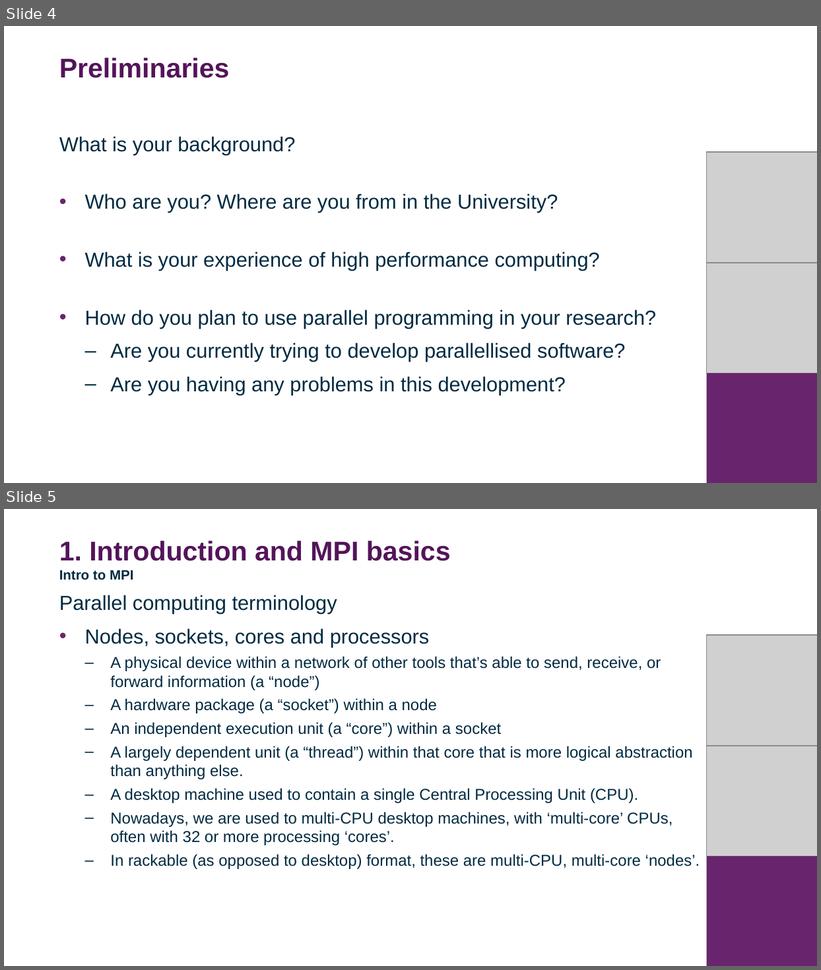
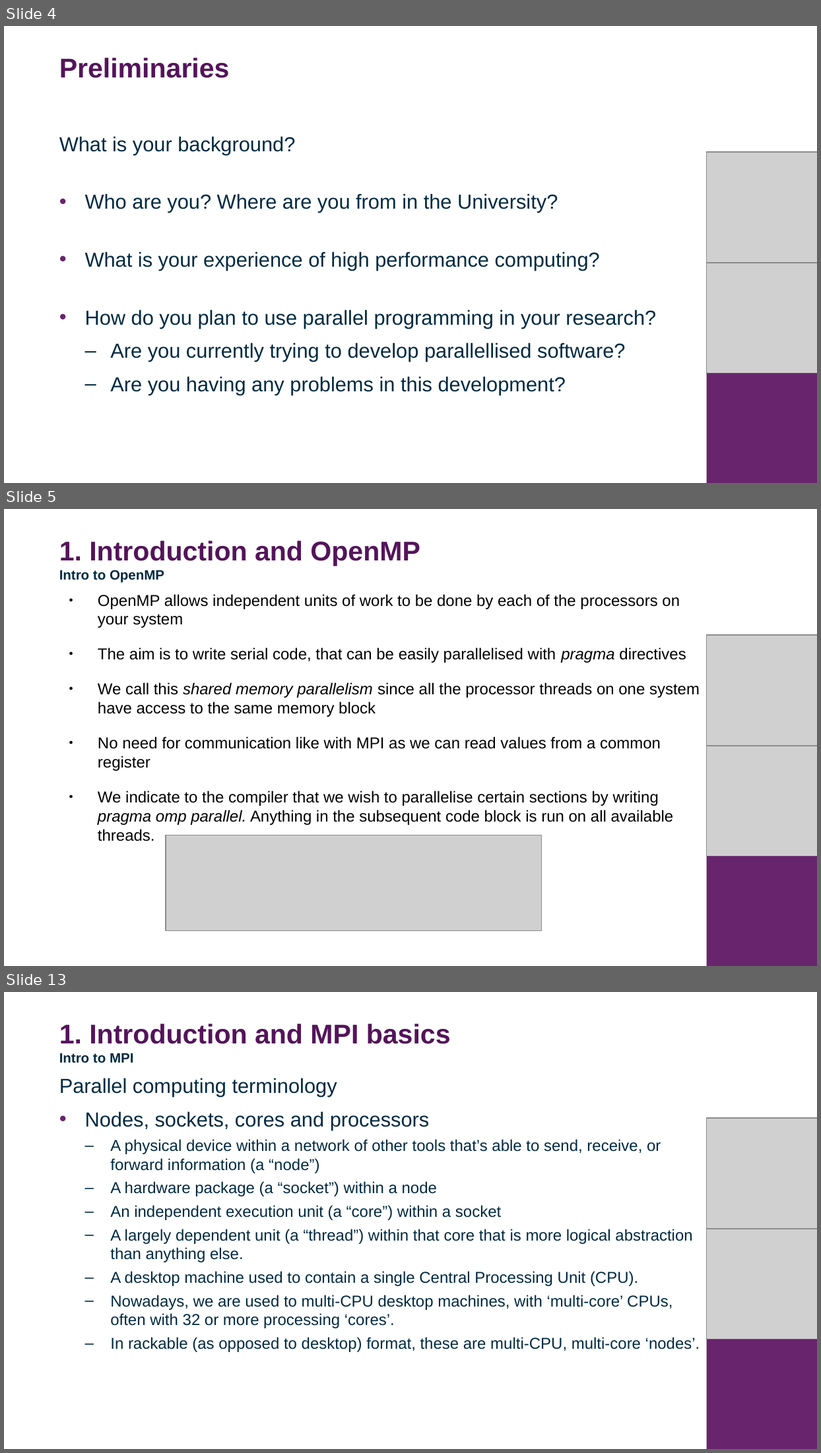
Before and after one commit to DurhamARC-Training/BasicParallelProgramming, a slide deck: MPIShortCourse_October.odp. Shown one above the other, each under a label of ours: slides 4 and 5 before the commit, slides 4, 5 and 13 after it; the slides between them are not shown. The pictures are 821x970 and 821x1453 pixels, drawn with LibreOffice and Linux fonts; fonts in the diff are those of the drawing; grey boxes stand for pictures; background and template pictures are left out. Boxes give left, top, right and bottom in pixels: in the first picture for what was removed or moved away, otherwise in the second. Text is boxed around its words. In the diff, an @@ line names an element or a change of style, - is before the commit and + after.

Commit message:
Update slides

```diff
--- a/MPIShortCourse_October.odp
+++ b/MPIShortCourse_October.odp
@@ slide 5 added at (x1=4, y1=509, x2=817, y2=966), background #FFFFFF @@
@@ title added at (x1=59, y1=541, x2=420, y2=583), 24 pt, text #54145A, bold @@
+1. Introduction and OpenMP
+Intro to OpenMP
@@ text added at (x1=98, y1=594, x2=700, y2=842), 14 pt, text #000000 @@
+● OpenMP allows independent units of work to be done by each of the processors on your system
+● The aim is to write serial code, that can be easily parallelised with pragma directives
+● We call this shared memory parallelism since all the processor threads on one system have access to the same memory block
+● No need for communication like with MPI as we can read values from a common register
+● We indicate to the compiler that we wish to parallelise certain sections by writing pragma omp parallel. Anything in the subsequent code block is run on all available threads.
@@ picture added at (x1=706, y1=635, x2=817, y2=746) @@
@@ picture added at (x1=706, y1=746, x2=817, y2=856) @@
@@ picture added at (x1=166, y1=836, x2=541, y2=932) @@
@@ rectangle added at (x1=706, y1=856, x2=817, y2=966), fill #68246D @@
@@ what was slide 5 is now slide 13 @@
```
Also in this commit, not shown: 7 other slides added, 1 other file.
